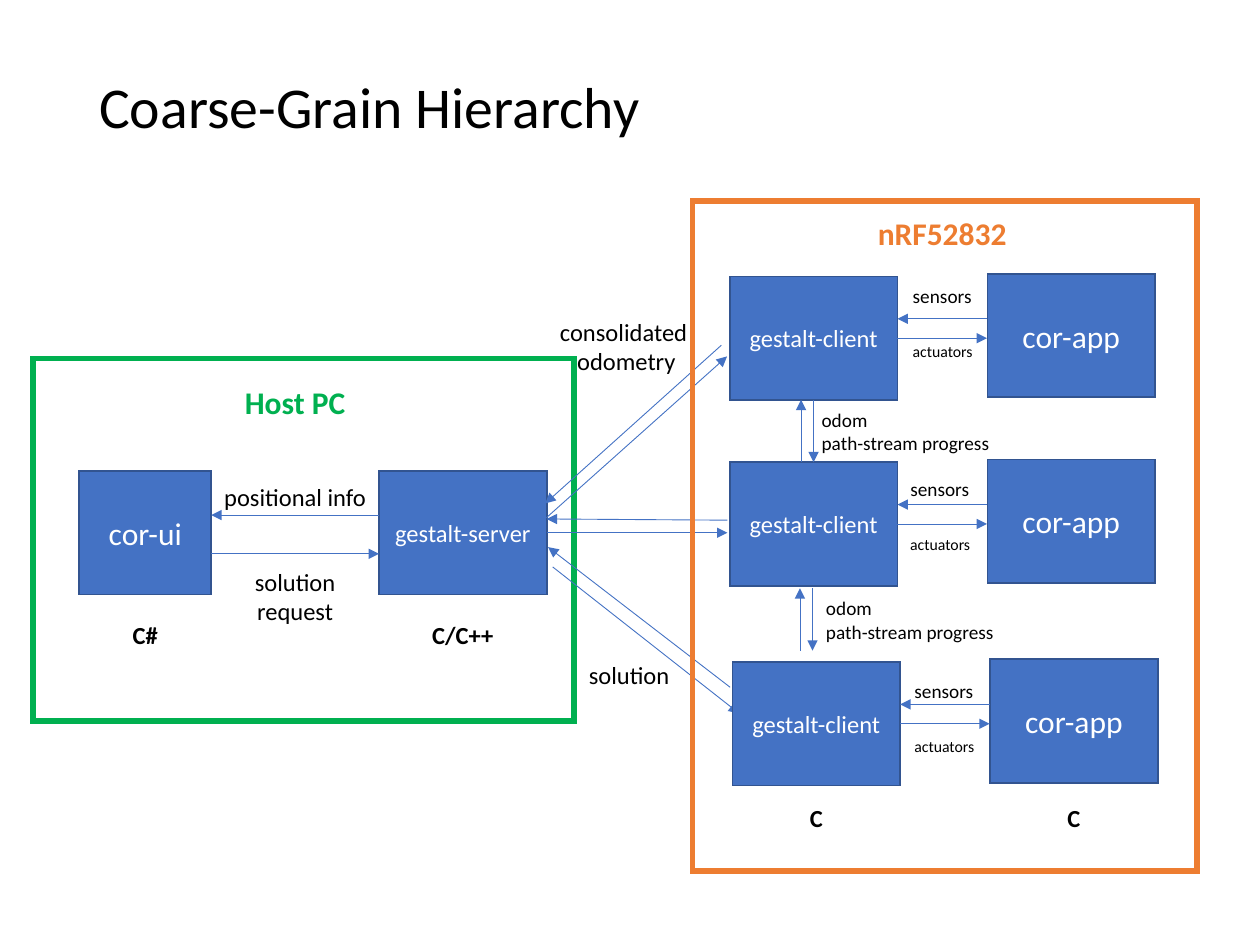
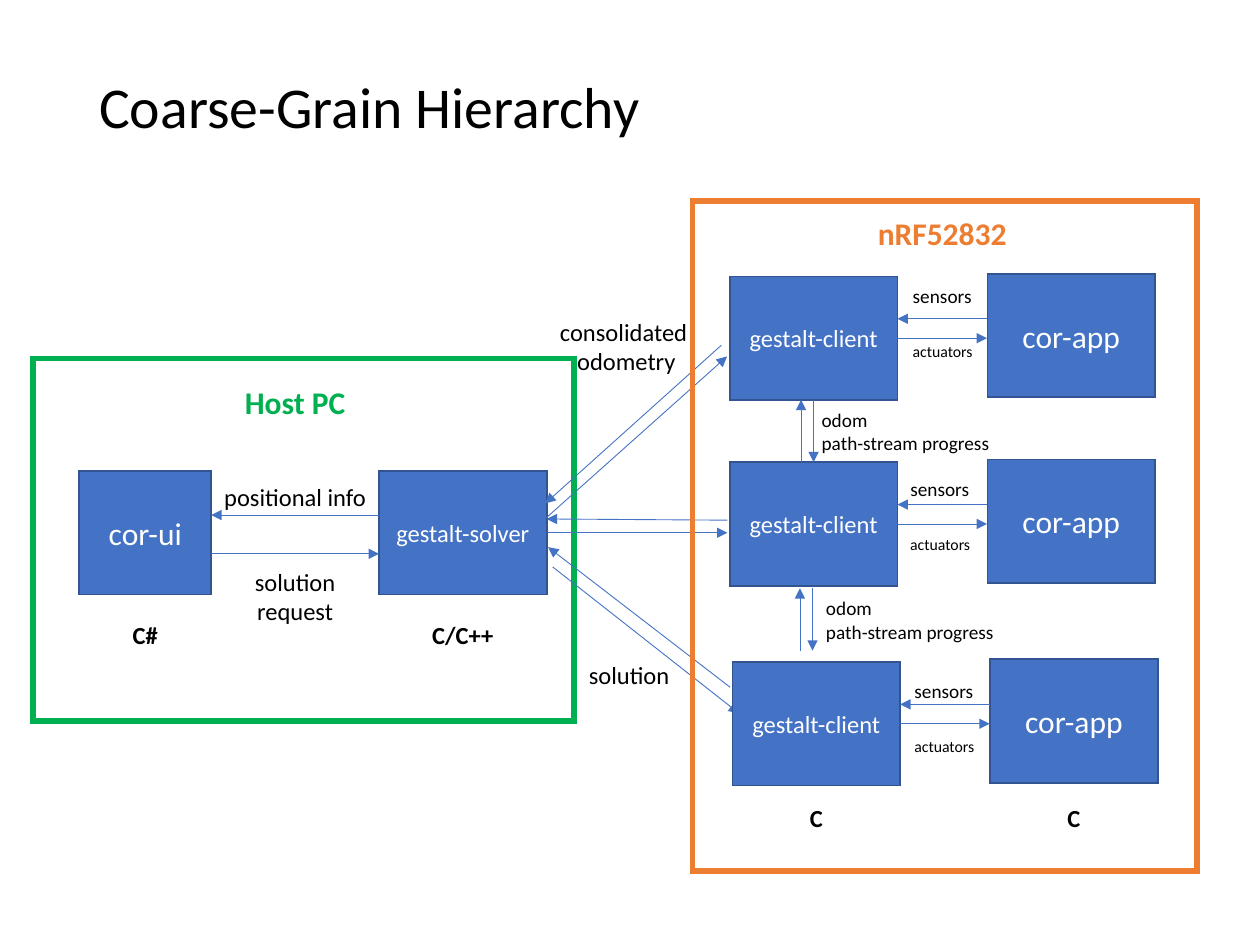
Before and after one commit to gestalt-arch/gestalt-arch, a slide deck: slide 5 of docs/project-spec.pptm. Drawn at 1260x945 pixels with LibreOffice and Linux fonts; fonts in the diff are those of the drawing. Boxes give left, top, right and bottom in pixels: in the first picture for what was removed or moved away, otherwise in the second. Text is boxed around its words. In the diff, an @@ line names an element or a change of style, - is before the commit and + after.

Commit message:
Renaming server -> solver

```diff
--- a/docs/project-spec.pptm
+++ b/docs/project-spec.pptm
@@ text in rectangle at (x1=396, y1=525, x2=529, y2=546): text changed @@
-gestalt-server
+gestalt-solver
```
